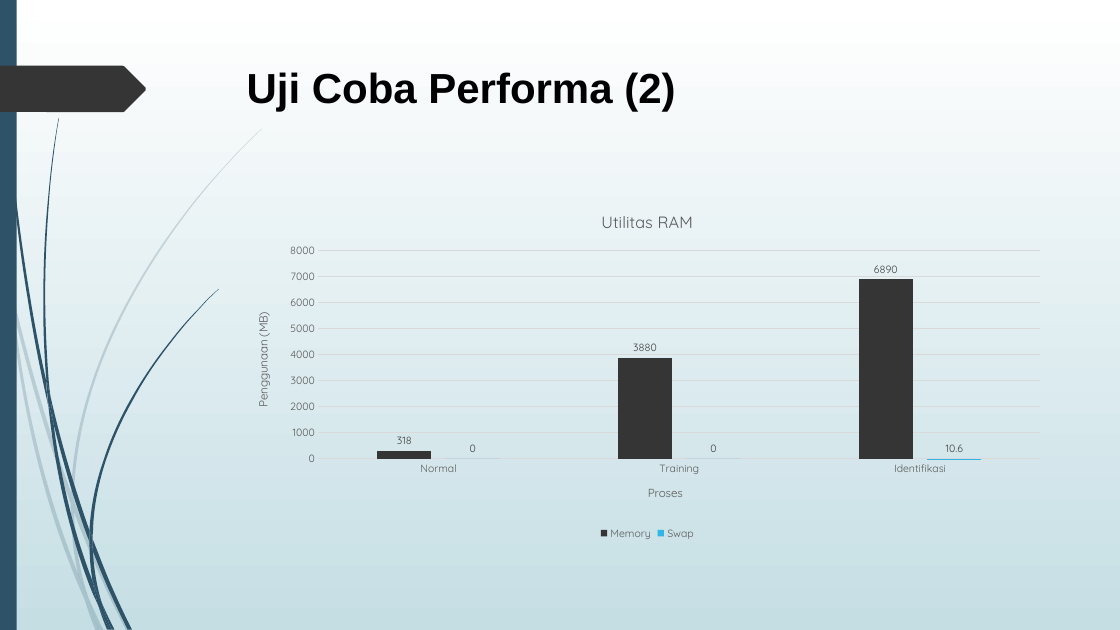
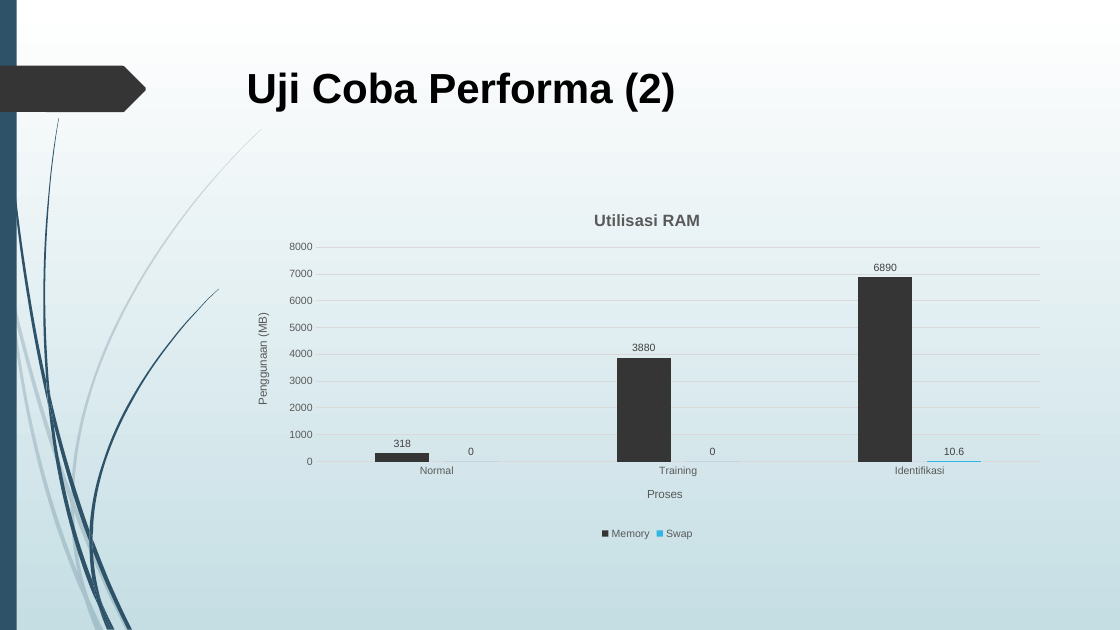
Before and after one commit to agus4171/TA-AJK, a slide deck: slide 20 of TA/5112100036-PPT.pptx (slide 13 before the commit). Drawn at 1120x630 pixels with LibreOffice and Linux fonts; fonts in the diff are those of the drawing. Boxes give left, top, right and bottom in pixels: in the first picture for what was removed or moved away, otherwise in the second. Text is boxed around its words. In the diff, an @@ line names an element or a change of style, - is before the commit and + after.

Commit message:
data yudisium

```diff
--- a/TA/5112100036-PPT.pptx
+++ b/TA/5112100036-PPT.pptx
@@ column chart at (238,196,1057,543) @@
@@ title "Utilitas RAM " to "Utilisasi RAM " @@
@@ data labels of Memory changed @@
@@ data labels of Swap changed @@
@@ legend changed @@
@@ category axis changed @@
@@ value axis changed @@
@@ lettering changed @@
```
Also in this commit, not shown: 11 other slides changed, 18 slides added, 1 slide removed, 2 other files.
